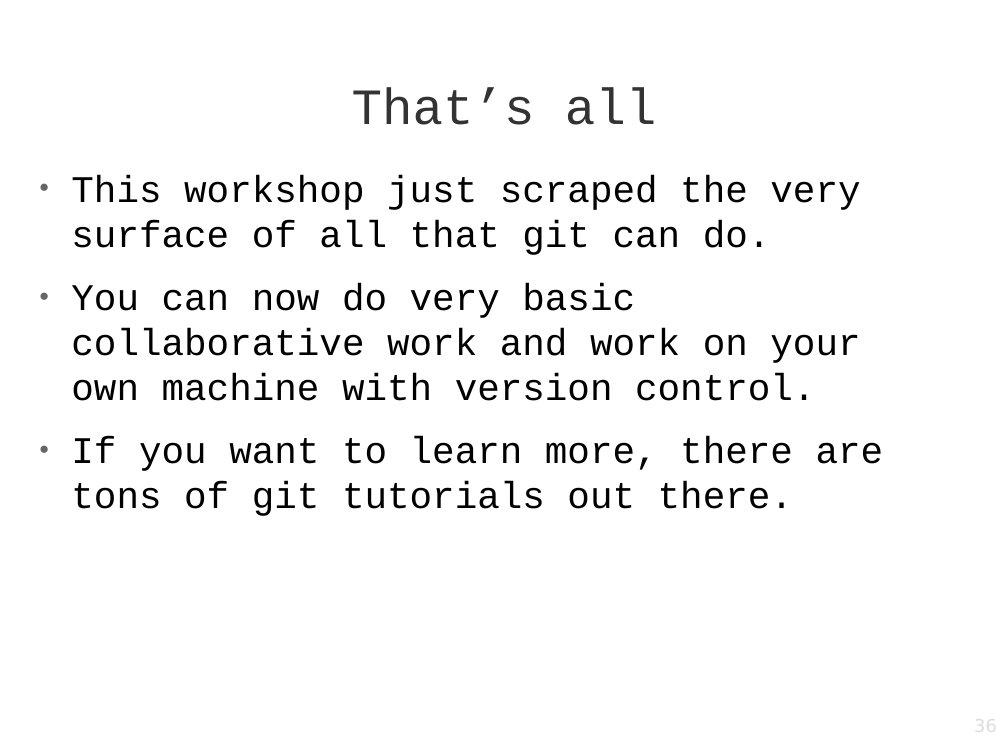
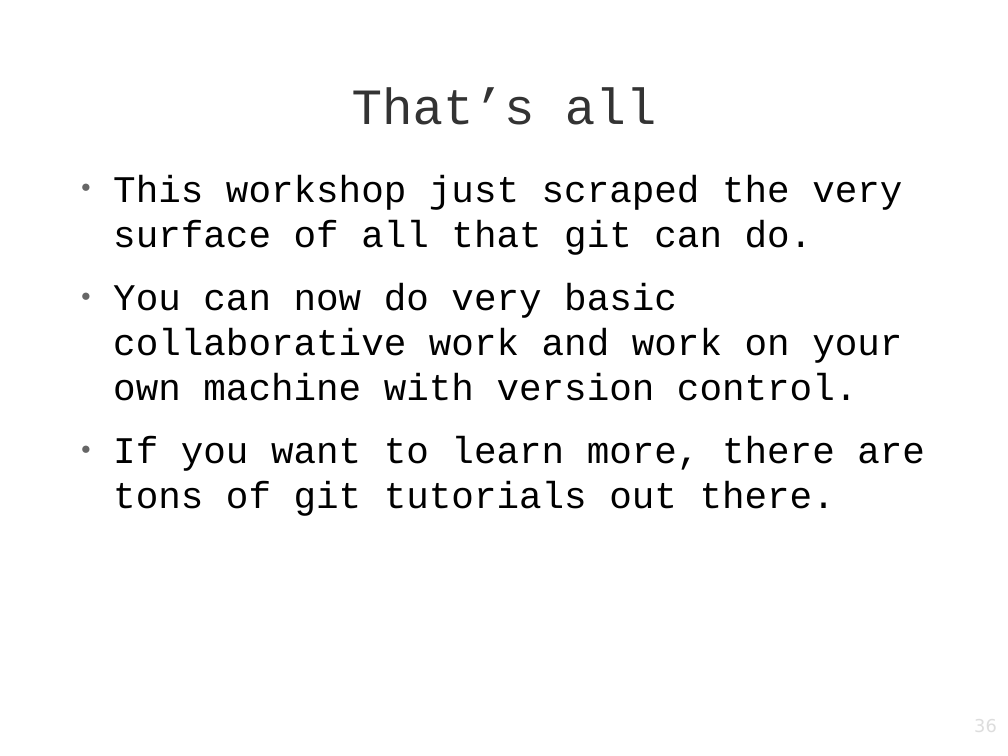
Before and after one commit to nbogda/systers-git-workshop-2019, a slide deck: slide 36 of git_workshop_presentation.odp. Drawn at 1008x756 pixels with LibreOffice and Linux fonts; fonts in the diff are those of the drawing; background and template pictures are left out. Boxes give left, top, right and bottom in pixels: in the first picture for what was removed or moved away, otherwise in the second. Text is boxed around its words. In the diff, an @@ line names an element or a change of style, - is before the commit and + after.

```diff
--- a/git_workshop_presentation.odp
+++ b/git_workshop_presentation.odp
@@ text "This workshop just scraped the ...": place and size @@
-text "This workshop just scraped the ..." at (71, 175, 884, 516)
+text "This workshop just scraped the ..." at (113, 175, 925, 516)
```
Also in this commit, not shown: 1 other file.
